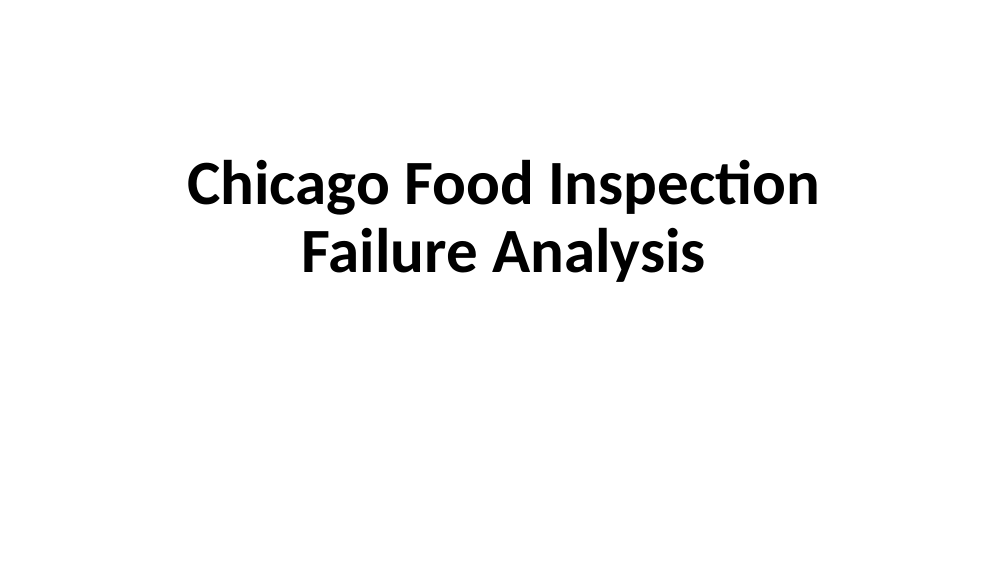
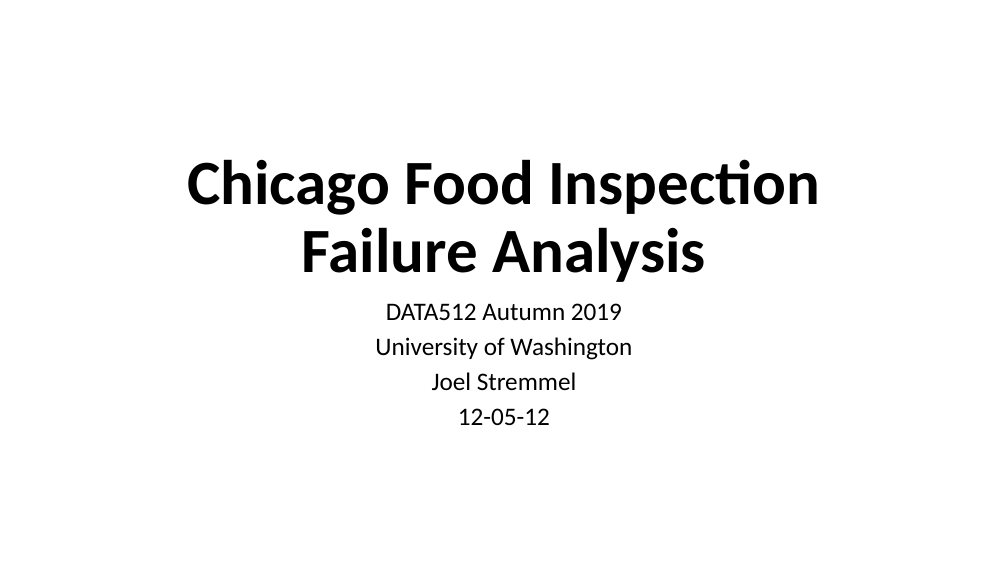
Before and after one commit to jstremme/DATA512-Research, a slide deck: slide 1 of final_project/data512_final_project_presentation.pptx. Drawn at 1008x567 pixels with LibreOffice and Linux fonts; fonts in the diff are those of the drawing. Boxes give left, top, right and bottom in pixels: in the first picture for what was removed or moved away, otherwise in the second. Text is boxed around its words. In the diff, an @@ line names an element or a change of style, - is before the commit and + after.

```diff
--- a/final_project/data512_final_project_presentation.pptx
+++ b/final_project/data512_final_project_presentation.pptx
@@ subtitle added at box(375, 303, 632, 425), 24 pt, text #000000 @@
+DATA512 Autumn 2019
+University of Washington
+Joel Stremmel
+12-05-12
```
Also in this commit, not shown: 4 other slides changed, 4 slides added, 3 slides removed.
